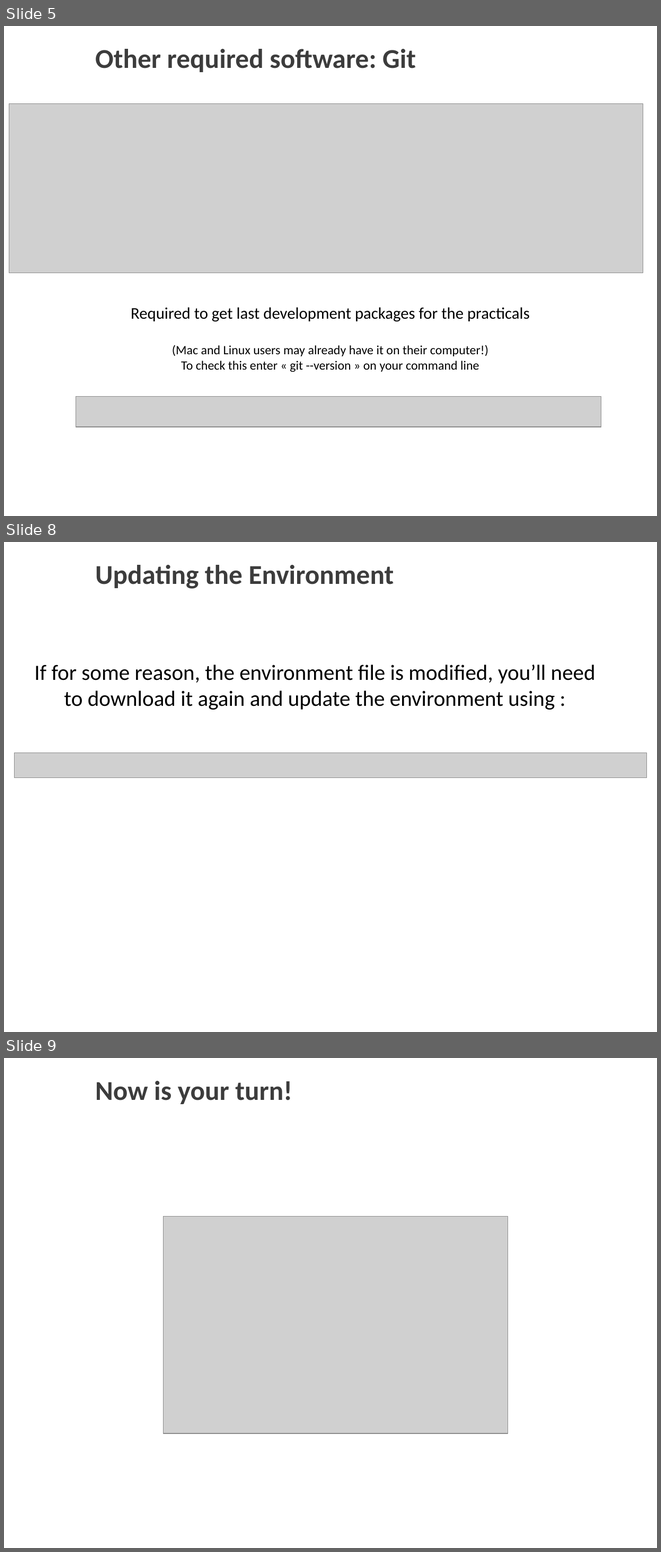
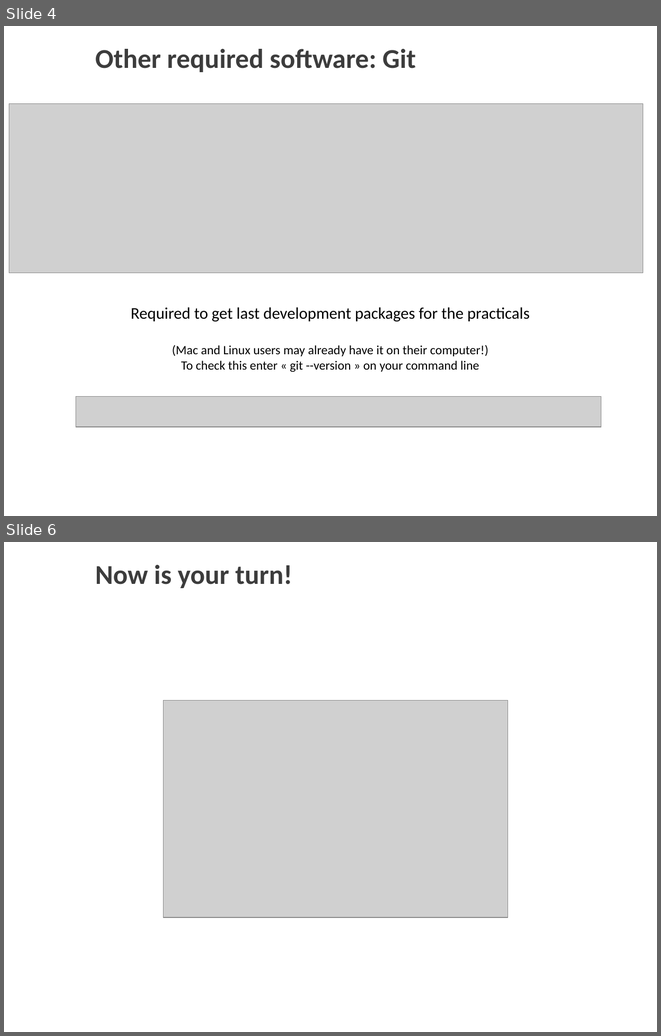
Before and after one commit to Ecole-Femto-2021/installation, a slide deck: install PyMoDAQ Femto.odp. Shown one above the other, each under a label of ours: slides 5, 8 and 9 before the commit, slides 4 and 6 after it; the slides between them are not shown. The pictures are 661x1552 and 661x1036 pixels, drawn with LibreOffice and Linux fonts; fonts in the diff are those of the drawing; grey boxes stand for pictures; background and template pictures are left out. Boxes give left, top, right and bottom in pixels: in the first picture for what was removed or moved away, otherwise in the second. Text is boxed around its words. In the diff, an @@ line names an element or a change of style, - is before the commit and + after.

```diff
--- a/install PyMoDAQ Femto.odp
+++ b/install PyMoDAQ Femto.odp
@@ slide 8 removed at (x1=4, y1=542, x2=657, y2=1032), background picture (left out) @@
@@ text removed at (x1=95, y1=565, x2=394, y2=589) @@
-Updating the Environment
@@ text removed at (x1=34, y1=664, x2=595, y2=709) @@
-If for some reason, the environment file is modified, you’ll need to download it again and update the environment using :
@@ picture removed at (x1=15, y1=753, x2=647, y2=778) @@
@@ what was slide 5 is now slide 4 @@
@@ what was slide 9 is now slide 6 @@
```
Also in this commit, not shown: 1 slide changed, 2 slides added, 4 other slides removed, 2 other files.
